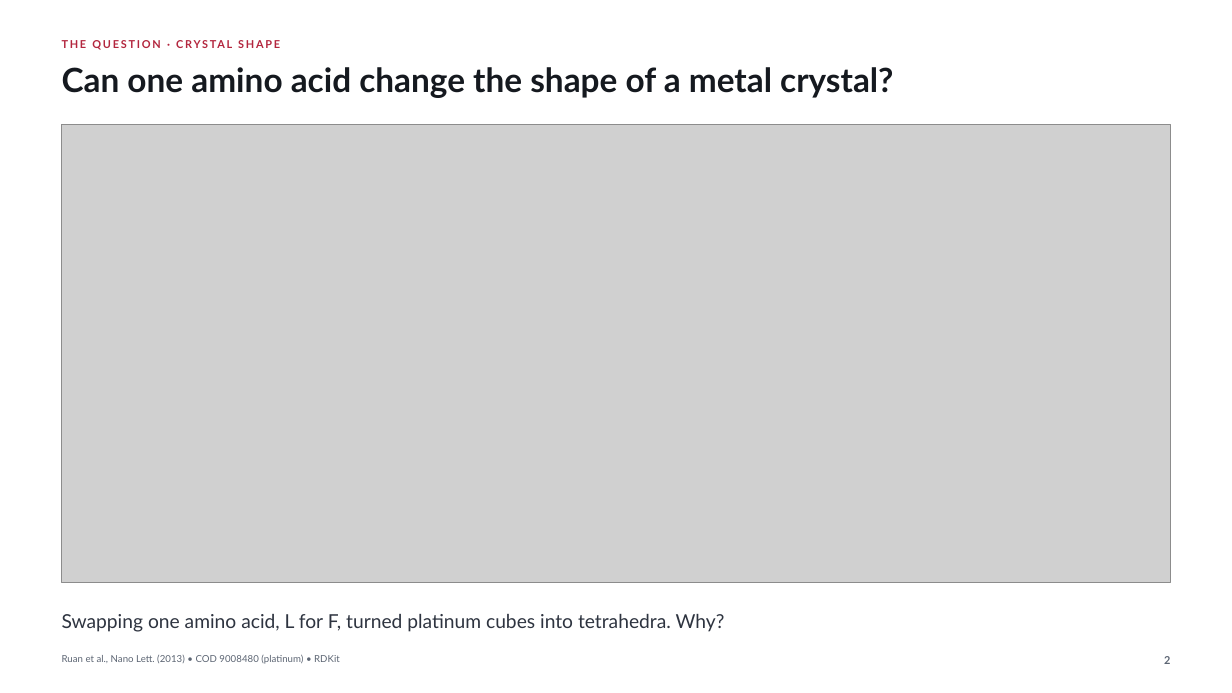
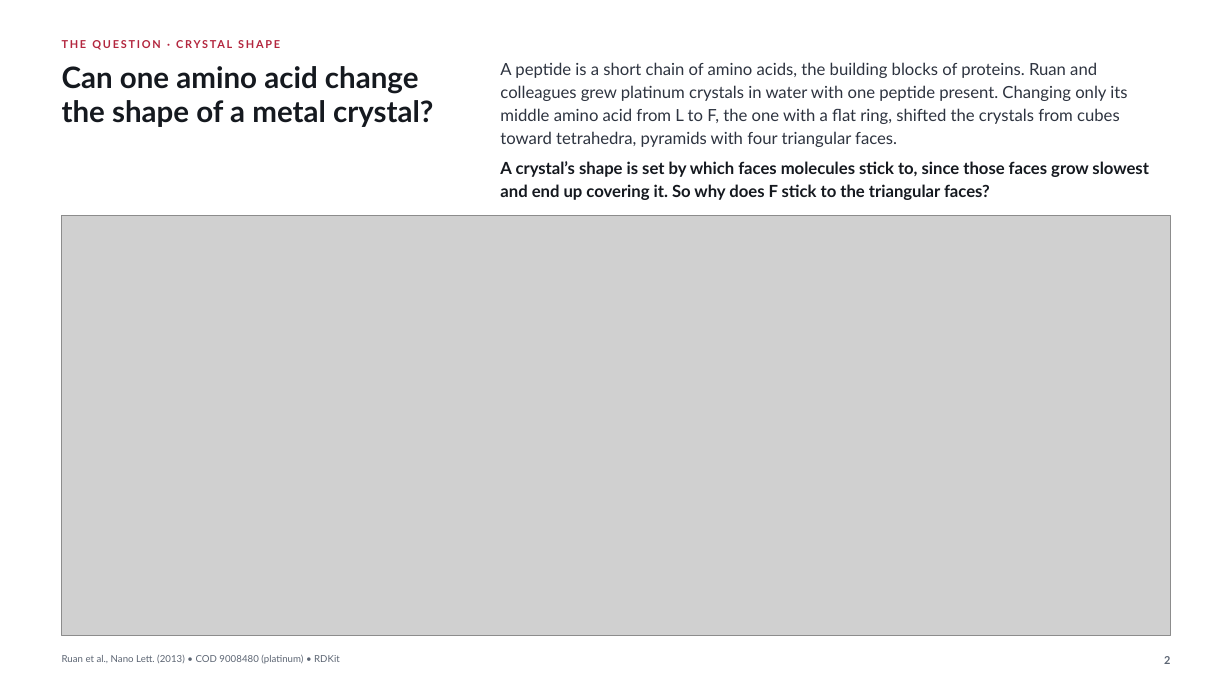
Before and after one commit to fl-sean03/fl-sean03.github.io, a slide deck: slide 2 of static/decks/interface-force-field/downloads/iff-visual-showcase.pptx. Drawn at 1232x693 pixels with LibreOffice and Linux fonts; fonts in the diff are those of the drawing; grey boxes stand for pictures. Boxes give left, top, right and bottom in pixels: in the first picture for what was removed or moved away, otherwise in the second. Text is boxed around its words. In the diff, an @@ line names an element or a change of style, - is before the commit and + after.

Commit message:
Add plain explanations to every IFF slide and redraw the five terms
Each picture slide now has two to four plain sentences beside its title
and a takeaway at its foot, the same in the viewer, the PowerPoint and
the PDF. The five energy terms are redrawn as five panels of one ethanol
and one water, each keeping only its own atoms in colour and drawing its
motion on the geometry, with the stretch along the O–H bond, the bend
centred on the oxygen, the twist about the C–C axis, the van der Waals
pair ringed and joined, and δ+ and δ− on the charged pair. A new third
slide shows why it matters through catalysts, medicine, bones and teeth,
and cement. The examples are numbered 1 to 3, the IFF Agent slide shows
its eight steps as small pictures built from the deck’s own figures and
rhodium’s published values, and the thank-you slide folds into the
answer, so the deck stays at 15 slides. The platinum result is stated
more cautiously, as a shift from cubes toward tetrahedra.

source/README.md explains how each picture is made, how to rebuild and
check the deck and how it was iterated, and it replaces
SOURCE-REBUILD.md. The checks it names now live in source/, with
verify.py for three-format parity, metadata and wording, interact.py for
the viewer controls and title.py for the Writings title image. A code
review then removed unused options from the build and figure code
without changing any output.

Claude-Session: 1e0464e8-20be-5170-b059-13392d79747b
Claude-Agent: iff-deck-designer

```diff
--- a/static/decks/interface-force-field/downloads/iff-visual-showcase.pptx
+++ b/static/decks/interface-force-field/downloads/iff-visual-showcase.pptx
@@ text at bbox=[62, 66, 419, 93]: text changed; size 26 to 23 pt @@
-Can one amino acid change the shape of a metal crystal?
+Can one amino acid change
@@ text added at bbox=[500, 62, 1097, 78], 13 pt, text #2E3440 @@
+A peptide is a short chain of amino acids, the building blocks of proteins. Ruan and
@@ text added at bbox=[500, 85, 1127, 101], 13 pt, text #2E3440 @@
+colleagues grew platinum crystals in water with one peptide present. Changing only its
@@ text added at bbox=[62, 100, 433, 127], 23 pt, text #15191F, bold @@
+the shape of a metal crystal?
@@ text added at bbox=[500, 108, 1120, 124], 13 pt, text #2E3440 @@
+middle amino acid from L to F, the one with a flat ring, shifted the crystals from cubes
@@ text added at bbox=[500, 131, 897, 147], 13 pt, text #2E3440 @@
+toward tetrahedra, pyramids with four triangular faces.
@@ text added at bbox=[500, 161, 1149, 177], 13 pt, text #15191F, bold @@
+A crystal’s shape is set by which faces molecules stick to, since those faces grow slowest
@@ text added at bbox=[500, 184, 990, 200], 13 pt, text #15191F, bold @@
+and end up covering it. So why does F stick to the triangular faces?
@@ picture: place and size @@
-picture at bbox=[62, 125, 1171, 583]
+picture at bbox=[62, 215, 1171, 635]
@@ text removed at bbox=[62, 614, 725, 632] @@
-Swapping one amino acid, L for F, turned platinum cubes into tetrahedra. Why?
```
Also in this commit, not shown: 12 other slides changed, 2 slides added, 2 slides removed, 32 other files.
